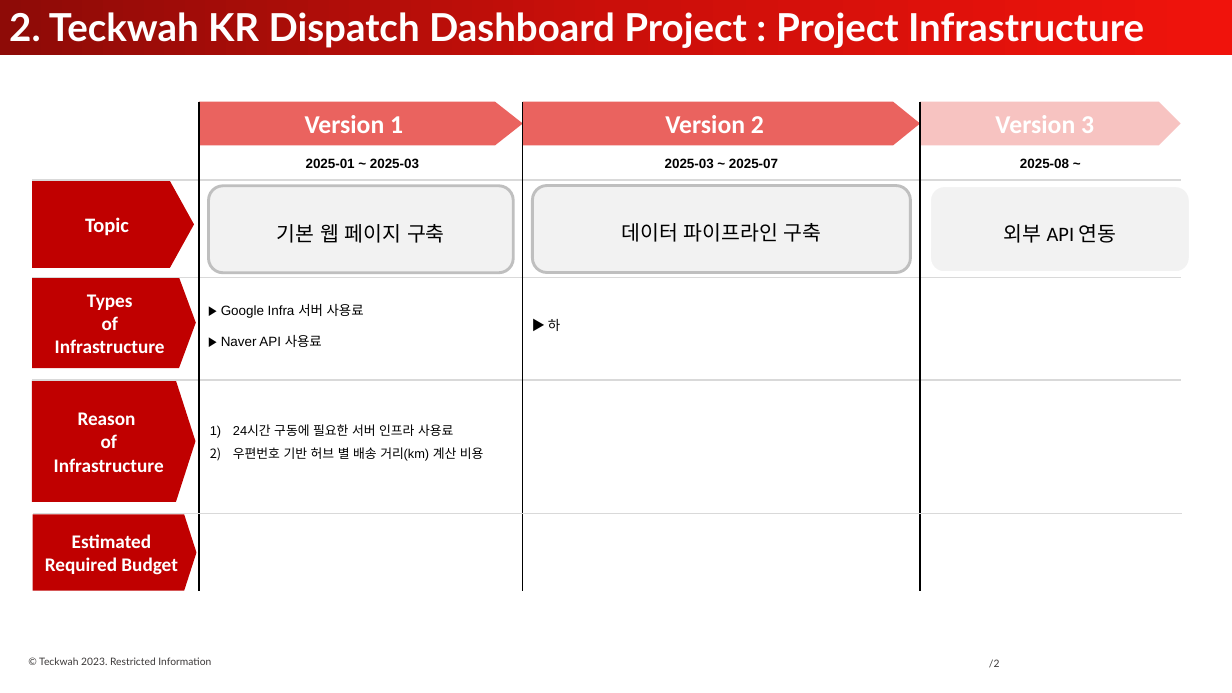
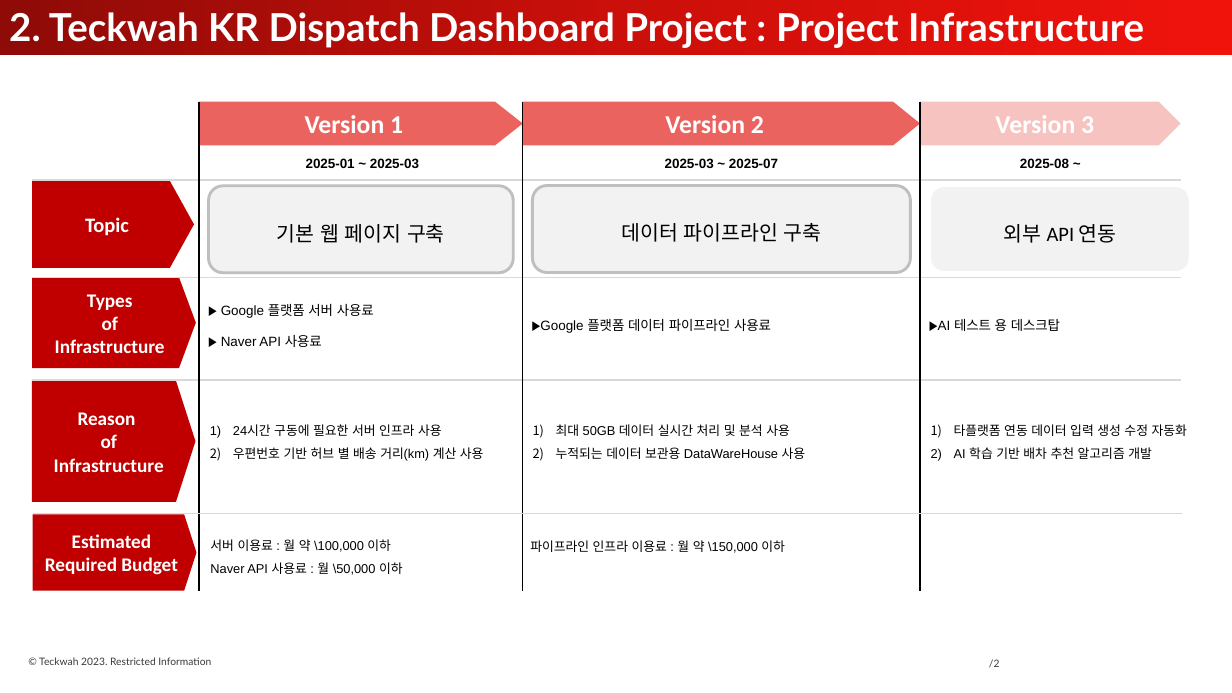
Before and after one commit to ppark-jjong/TWLKR-TMS, a slide deck: slide 2 of TWLKR Dispatch Dashboard Project.pptx. Drawn at 1232x693 pixels with LibreOffice and Linux fonts; fonts in the diff are those of the drawing; background and template pictures are left out. Boxes give left, top, right and bottom in pixels: in the first picture for what was removed or moved away, otherwise in the second. Text is boxed around its words. In the diff, an @@ line names an element or a change of style, - is before the commit and + after.

Commit message:
123

```diff
--- a/TWLKR Dispatch Dashboard Project.pptx
+++ b/TWLKR Dispatch Dashboard Project.pptx
@@ text at [221,304,374,318]: text changed @@
-▶ Google Infra 서버 사용료
+▶ Google 플랫폼 서버 사용료
@@ text at [540,319,771,333]: text changed @@
-▶ 하
+▶Google 플랫폼 데이터 파이프라인 사용료
@@ text added at [938,319,1060,331], 10.5 pt, text #000000 @@
+▶AI 테스트 용 데스크탑
@@ text at [233,424,484,461]: text changed @@
-1) 24시간 구동에 필요한 서버 인프라 사용료
-2) 우편번호 기반 허브 별 배송 거리(km) 계산 비용
+1) 24시간 구동에 필요한 서버 인프라 사용
+2) 우편번호 기반 허브 별 배송 거리(km) 계산 사용
@@ text added at [556,424,806,459], 10 pt, text #000000 @@
+1) 최대 50GB 데이터 실시간 처리 및 분석 사용
+2) 누적되는 데이터 보관용 DataWareHouse 사용
@@ text added at [954,424,1187,459], 10 pt, text #000000 @@
+1) 타플랫폼 연동 데이터 입력 생성 수정 자동화
+2) AI 학습 기반 배차 추천 알고리즘 개발
@@ text added at [210,539,403,575], 10 pt, text #000000 @@
+서버 이용료 : 월 약 \100,000 이하
+Naver API 사용료 : 월 \50,000 이하
@@ text added at [530,540,785,553], 10 pt, text #000000 @@
+파이프라인 인프라 이용료 : 월 약 \150,000 이하
```
Also in this commit, not shown: 1 other slide changed.
